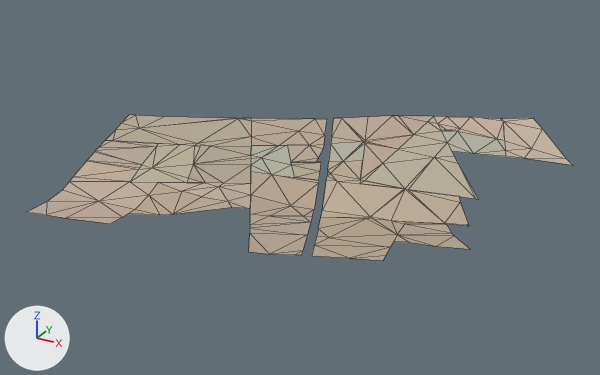
Before and after pictures for a commit that changed the glTF model assets/malta/countryside/farm_-1_6_soil.glb.
Both versions are drawn from a camera (50 mm lens) standing at (684.0, -968.0, 421.0) and looking at (313.0, -293.0, 83.0). Arrows for +X, +Y and +Z are at lower left; the lights stay in place. The older version comes first. Mesh edges are drawn as thin lines. Vertices at exactly the same position are counted once.

Names of what the first picture shows: 'geometry_0'.
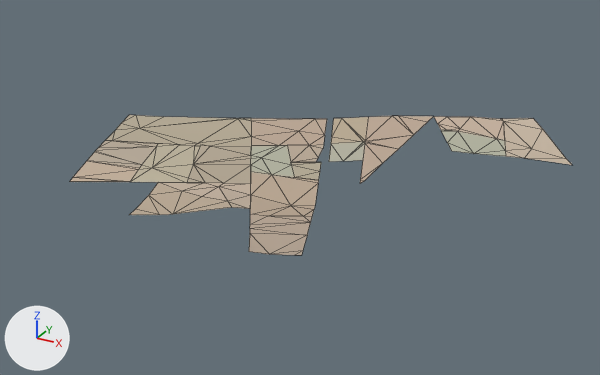
Pixel boxes [x1, y1, x2, y2] of what changed, in the pictures (600 x 375 px):
'geometry_0', reshaped (8% narrower): before [28, 115, 572, 260]; after [70, 115, 572, 255]
part 1 of me_geometry_0, cut back: before [291, 117, 478, 260]; after [291, 184, 318, 209]
part 2 of me_geometry_0, cut back: before [28, 168, 186, 224]; after [70, 168, 186, 215]

What changed in the scene script:
```text
Change me_geometry_0:
    used by ob_geometry_0; location = (0.0, 0.0, 0.0)
    remove me_geometry_0.from_pydata(...)  # 203 vertices, 272 faces; spans x 63.0..546.0, y -509.0..-55.0, z 96.0..131.0
    add me_geometry_0.from_pydata(...)  # 149 vertices, 191 faces; spans x 63.0..546.0, y -508.0..-55.0, z 96.0..130.0
    me_geometry_0 part 1
    47 vertices are removed from x 335.0..526.0, y -492.0..-185.0, z 98.0..131.0
    71 faces are deleted
    1 vertex is added at (360.0, -350.0, 98.0)
    2 new faces join them
    me_geometry_0 part 2
    8 vertices are removed from x 135.0..240.0, y -509.0..-440.0, z 98.0..112.0
    19 faces are deleted
    3 vertices move from x 180.0..228.0, y -455.0..-395.0, z 101.0..103.0 to x 180.0..228.0, y -455.0..-395.0, z 101.0
    7 new faces join them
```
